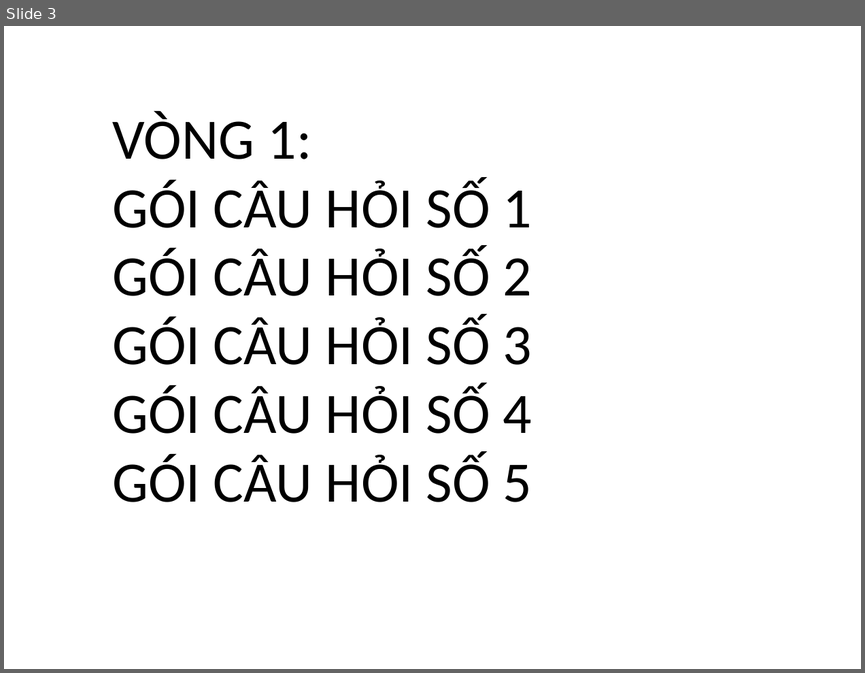
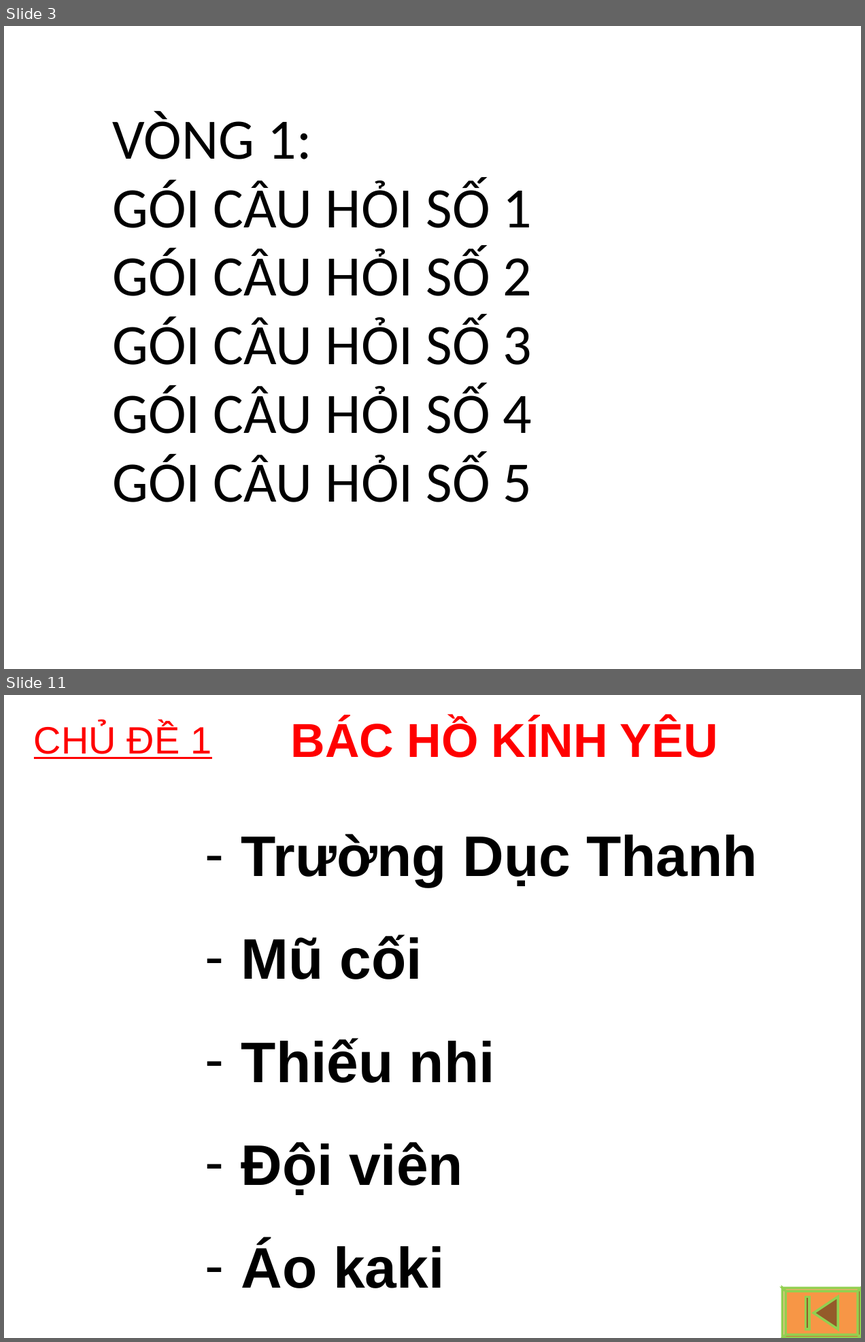
Before and after one commit to huytt/giao-an, a slide deck: hoi_thi.ppt. Shown one above the other, each under a label of ours: slide 3 before the commit, slides 3 and 11 after it; the slides between them are not shown. The pictures are 865x673 and 865x1342 pixels, drawn with LibreOffice and Linux fonts; fonts in the diff are those of the drawing; background and template pictures are left out. Boxes give left, top, right and bottom in pixels: in the first picture for what was removed or moved away, otherwise in the second. Text is boxed around its words. In the diff, an @@ line names an element or a change of style, - is before the commit and + after.

```diff
--- a/hoi_thi.ppt
+++ b/hoi_thi.ppt
@@ slide 11 added at bbox=[4, 695, 861, 1338], background picture (left out) @@
@@ text added at bbox=[34, 724, 211, 759], 32 pt, text #FF0000, underline @@
+CHỦ ĐỀ 1
@@ text added at bbox=[291, 719, 718, 758], 40 pt, text #FF0000, bold @@
+BÁC HỒ KÍNH YÊU
@@ text added at bbox=[241, 834, 757, 1288], 48 pt, text #000000, bold @@
+– Trường Dục Thanh
+– Mũ cối
+– Thiếu nhi
+– Đội viên
+– Áo kaki
@@ freeform shape added at bbox=[782, 1288, 861, 1338], fill #F79646, outline #92D050 2.01 pt @@
```
Also in this commit, not shown: 2 slides changed, 10 other slides added, 4 slides removed.
